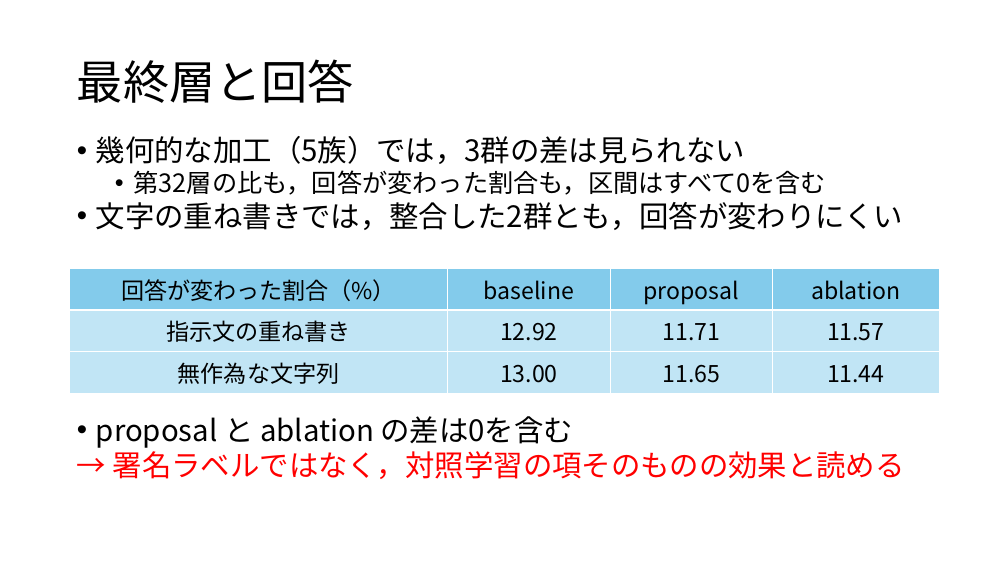
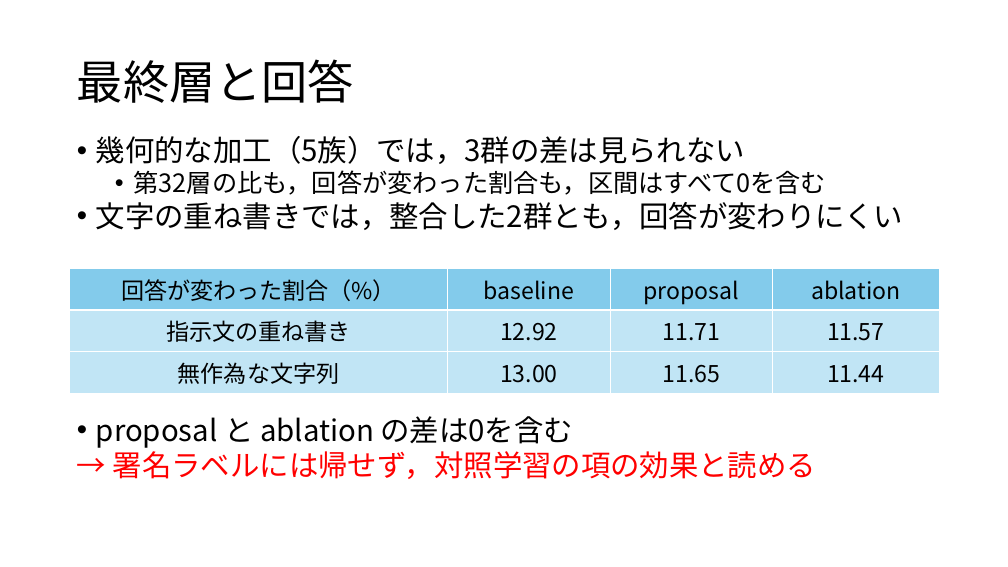
Before and after one commit to tomoking2004/cotar, a slide deck: slide 12 of presentations/20261030_進捗報告.pptx. Drawn at 1008x567 pixels with LibreOffice and Linux fonts; fonts in the diff are those of the drawing. Boxes give left, top, right and bottom in pixels: in the first picture for what was removed or moved away, otherwise in the second. Text is boxed around its words. In the diff, an @@ line names an element or a change of style, - is before the commit and + after.

```diff
--- a/presentations/20261030_進捗報告.pptx
+++ b/presentations/20261030_進捗報告.pptx
@@ text at (x1=113, y1=447, x2=816, y2=479): text changed @@
-→ 署名ラベルではなく，対照学習の項そのものの効果と読める
+→ 署名ラベルには帰せず，対照学習の項の効果と読める
```
Also in this commit, not shown: 14 other slides changed, 1 other file.
